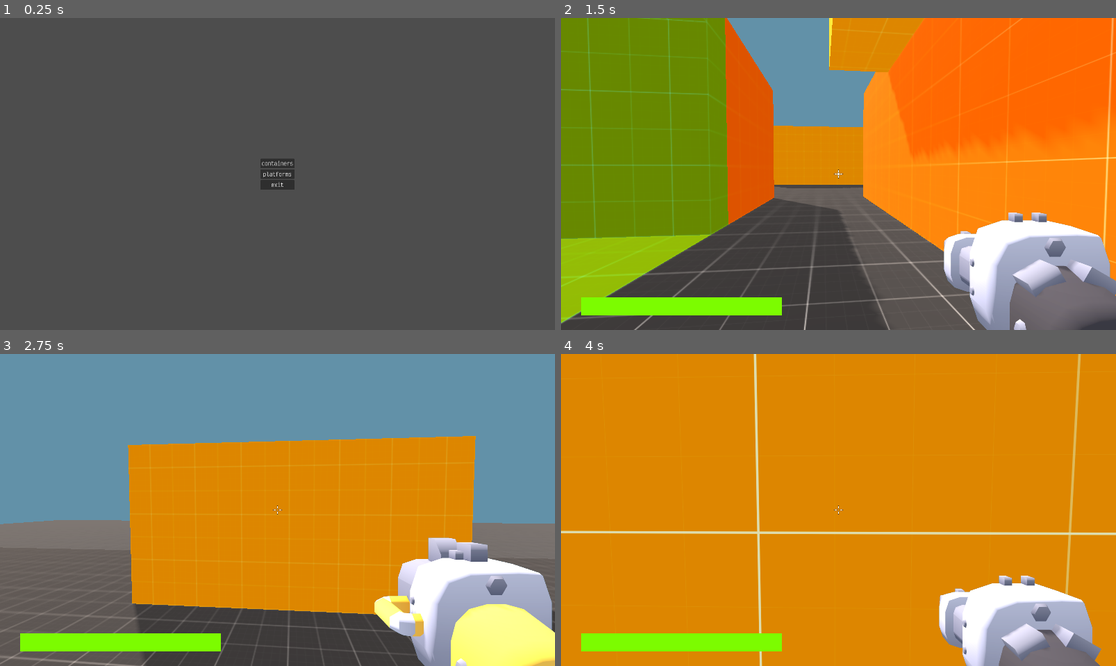
Above: before the commit, frames 1-4 (two rows, left to right).
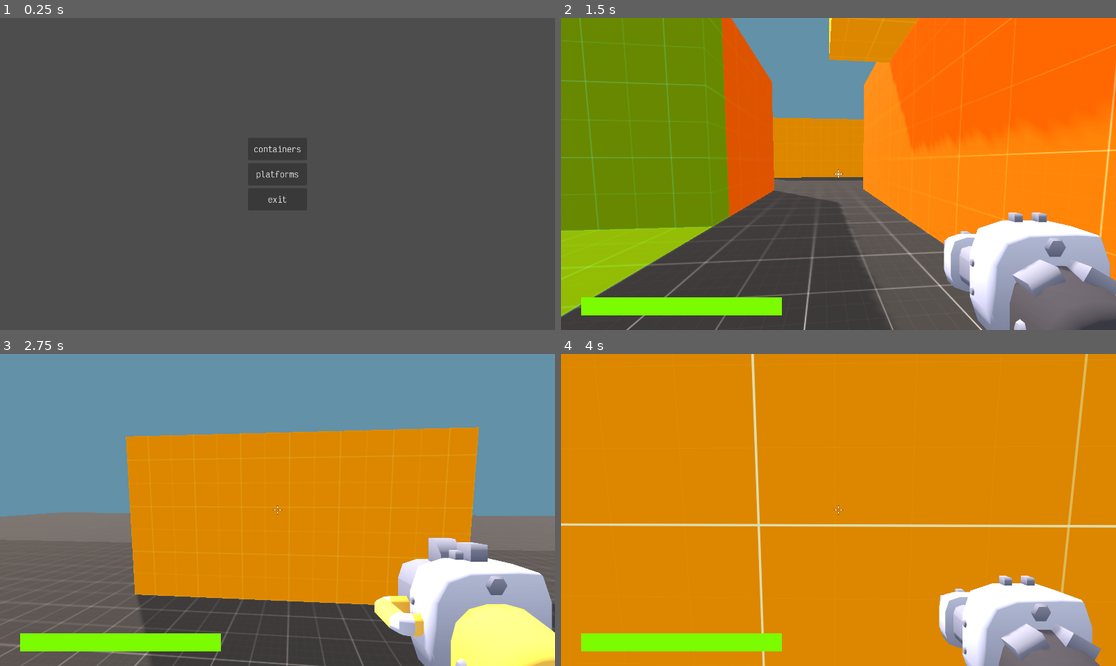
Above: after the commit, the same moments.

Repository: marcospb19/firestone
Game: Godot game, scene res://src/elements/ui/menus/main_menu.tscn
Two runs of this game, one before a commit and one after it. Both use one fixed random seed, a clock stepped at 60 frames per second and the inputs below.
Inputs (mouse positions are in pixels of both pictures, inside the frame that each line leads up to):
- Up to frame 1 (0.25 s): no input
- Up to frame 2 (1.5 s): click "containers" at 0.5 s; move the mouse to (866, 174) at 1.27 s; press the mouse at (866, 174) at 1.28 s; hold W (move_forward) from 1.28 s (still down)
- Up to frame 3 (2.75 s): keep holding W (move_forward); tap Space (jump) at 1.52, 2.27 s; move the mouse to (249, 510) at 2.02 s; release the mouse at (249, 510) at 2.03 s; tap Q (weapon_toggle) at 2.1 s
- Up to frame 4 (4 s): keep holding W (move_forward); move the mouse to (849, 503) at 2.77 s; press the mouse at (849, 503) at 2.78 s; move the mouse to (832, 516) at 3.52 s; release the mouse at (832, 516) at 3.53 s; tap Q (weapon_toggle) at 3.6 s; tap Space (jump) at 3.77 s

The runs differ from the first frame. In frame 1, 0.3% of the frame differs, in the area x 45-55%, y 40-60%; in frame 2, 7.7%, in the area x 0-100%, y 0-100%; in frame 3, 5.3%; in frame 4, 2.9%.

Commit message:
edit button style

Diff:
--- a/src/elements/ui/font_theme.tres
+++ /dev/null
@@ -1,7 +0,0 @@
-[gd_resource type="Theme" load_steps=2 format=3 uid="uid://m03cgcejchws"]
-
-[ext_resource type="FontFile" uid="uid://3ptnp51wg5qt" path="res://assets/fonts/victor_mono_medium.ttf" id="1_augf1"]
-
-[resource]
-default_font = ExtResource("1_augf1")
-default_font_size = 20
--- a/src/elements/ui/in_game_ui.tscn
+++ b/src/elements/ui/in_game_ui.tscn
@@ -1,10 +1,11 @@
-[gd_scene load_steps=6 format=3 uid="uid://bsx1usq366uih"]
+[gd_scene load_steps=7 format=3 uid="uid://bsx1usq366uih"]
 
 [ext_resource type="Script" path="res://src/elements/ui/in_game_ui.gd" id="1_6al0f"]
 [ext_resource type="Script" path="res://src/elements/ui/hud/gameplay_hud.gd" id="2_nwc7u"]
 [ext_resource type="Script" path="res://src/elements/ui/hud/health_bar.gd" id="3_6opnk"]
-[ext_resource type="Theme" uid="uid://m03cgcejchws" path="res://src/elements/ui/font_theme.tres" id="4_4nbmt"]
+[ext_resource type="Theme" uid="uid://m03cgcejchws" path="res://src/elements/ui/style/font_theme.tres" id="4_4nbmt"]
 [ext_resource type="Script" path="res://src/elements/ui/menus/options_menu.gd" id="4_8cb5d"]
+[ext_resource type="Script" path="res://src/elements/ui/style/appliers/button_group.gd" id="6_3i5ob"]
 
 [node name="InGameUI" type="CanvasLayer"]
 script = ExtResource("1_6al0f")
@@ -96,6 +97,7 @@
 offset_bottom = 33.0
 grow_horizontal = 2
 grow_vertical = 2
+script = ExtResource("6_3i5ob")
 
 [node name="ResumeButton" type="Button" parent="OptionsMenu/Buttons"]
 layout_mode = 2
--- a/src/elements/ui/menus/main_menu.tscn
+++ b/src/elements/ui/menus/main_menu.tscn
@@ -1,7 +1,8 @@
-[gd_scene load_steps=3 format=3 uid="uid://dxipnmet5maoy"]
+[gd_scene load_steps=4 format=3 uid="uid://dxipnmet5maoy"]
 
-[ext_resource type="Theme" uid="uid://m03cgcejchws" path="res://src/elements/ui/font_theme.tres" id="1_52bkx"]
+[ext_resource type="Theme" uid="uid://m03cgcejchws" path="res://src/elements/ui/style/font_theme.tres" id="1_52bkx"]
 [ext_resource type="Script" path="res://src/elements/ui/menus/main_menu.gd" id="1_ql1cf"]
+[ext_resource type="Script" path="res://src/elements/ui/style/appliers/button_group.gd" id="3_fonus"]
 
 [node name="MainMenu" type="Control"]
 layout_mode = 3
@@ -26,6 +27,7 @@
 offset_bottom = 33.0
 grow_horizontal = 2
 grow_vertical = 2
+script = ExtResource("3_fonus")
 
 [node name="TrainLevelButton" type="Button" parent="Buttons"]
 layout_mode = 2
--- /dev/null
+++ b/src/elements/ui/style/appliers/button_group.gd
@@ -0,0 +1,12 @@
+extends HFlowContainer
+
+@onready var normal_style: StyleBoxFlat = preload("res://src/elements/ui/style/button_normal_style.tres")
+@onready var hover_style: StyleBoxFlat = preload("res://src/elements/ui/style/button_hover_style.tres")
+
+
+func _ready():
+	self.add_theme_constant_override("v_separation", 10)
+
+	for button in self.find_children("*", "Button"):
+		button.add_theme_stylebox_override("normal", normal_style)
+		button.add_theme_stylebox_override("hover", hover_style)
--- /dev/null
+++ b/src/elements/ui/style/button_hover_style.tres
@@ -0,0 +1,17 @@
+[gd_resource type="StyleBoxFlat" format=3 uid="uid://5bn8167hegvb"]
+
+[resource]
+content_margin_left = 20.0
+content_margin_top = 20.0
+content_margin_right = 20.0
+content_margin_bottom = 20.0
+bg_color = Color(0.21, 0.21, 0.21, 0.392157)
+border_width_left = 1
+border_width_top = 1
+border_width_right = 1
+border_width_bottom = 1
+border_color = Color(0.86, 0.86, 0.86, 0.243137)
+corner_radius_top_left = 5
+corner_radius_top_right = 5
+corner_radius_bottom_right = 5
+corner_radius_bottom_left = 5
--- /dev/null
+++ b/src/elements/ui/style/button_normal_style.tres
@@ -0,0 +1,12 @@
+[gd_resource type="StyleBoxFlat" format=3 uid="uid://bml3il45qqgsb"]
+
+[resource]
+content_margin_left = 20.0
+content_margin_top = 20.0
+content_margin_right = 20.0
+content_margin_bottom = 20.0
+bg_color = Color(0, 0, 0, 0.258824)
+corner_radius_top_left = 5
+corner_radius_top_right = 5
+corner_radius_bottom_right = 5
+corner_radius_bottom_left = 5
--- /dev/null
+++ b/src/elements/ui/style/font_theme.tres
@@ -0,0 +1,7 @@
+[gd_resource type="Theme" load_steps=2 format=3 uid="uid://m03cgcejchws"]
+
+[ext_resource type="FontFile" uid="uid://3ptnp51wg5qt" path="res://assets/fonts/victor_mono_medium.ttf" id="1_tstgf"]
+
+[resource]
+default_font = ExtResource("1_tstgf")
+default_font_size = 30
